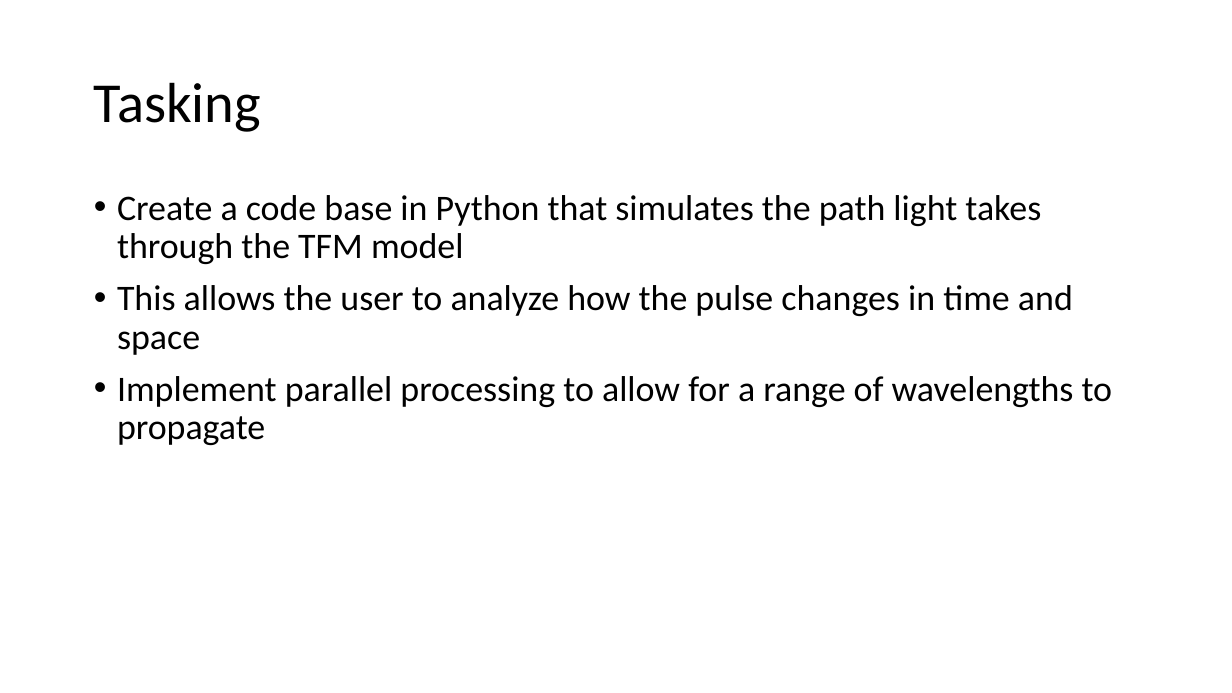
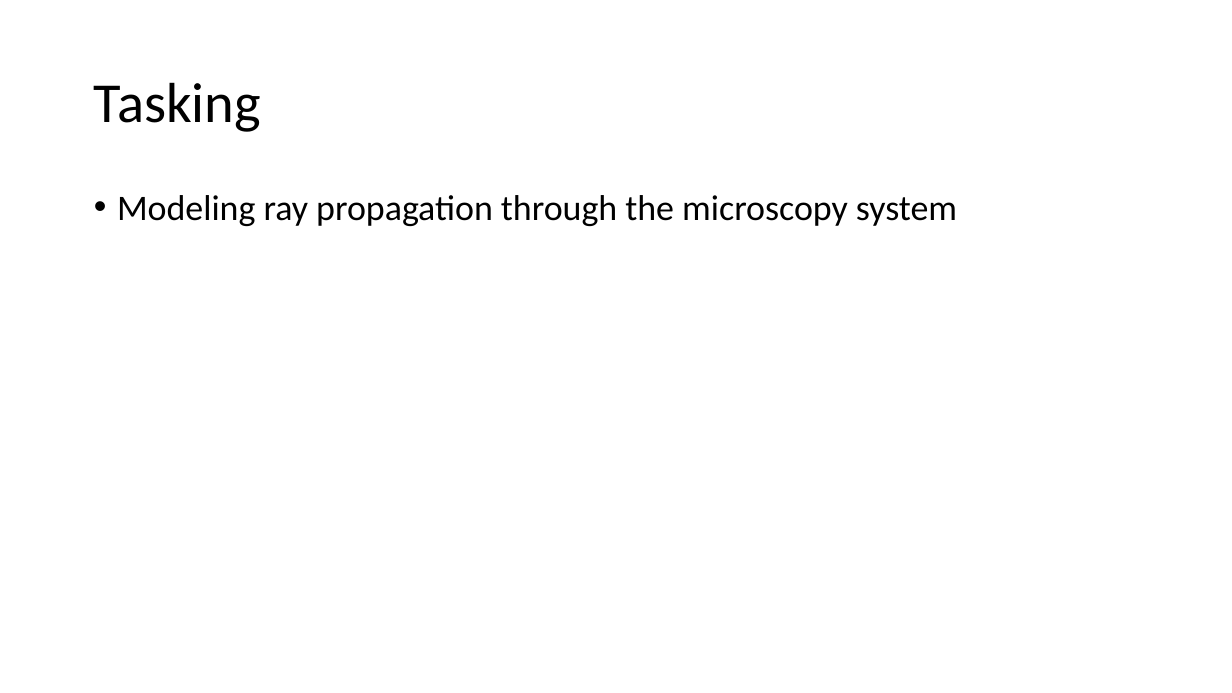
Before and after one commit to teastman21/BiomedicalOptics, a slide deck: slide 4 of draft_ppt_eastman.pptx. Drawn at 1232x693 pixels with LibreOffice and Linux fonts; fonts in the diff are those of the drawing. Boxes give left, top, right and bottom in pixels: in the first picture for what was removed or moved away, otherwise in the second. Text is boxed around its words. In the diff, an @@ line names an element or a change of style, - is before the commit and + after.

```diff
--- a/draft_ppt_eastman.pptx
+++ b/draft_ppt_eastman.pptx
@@ text at (117,195,957,226): text changed @@
-• Create a code base in Python that simulates the path light takes through the TFM model
-• This allows the user to analyze how the pulse changes in time and space
-• Implement parallel processing to allow for a range of wavelengths to propagate
+• Modeling ray propagation through the microscopy system
```
Also in this commit, not shown: 1 other file.
